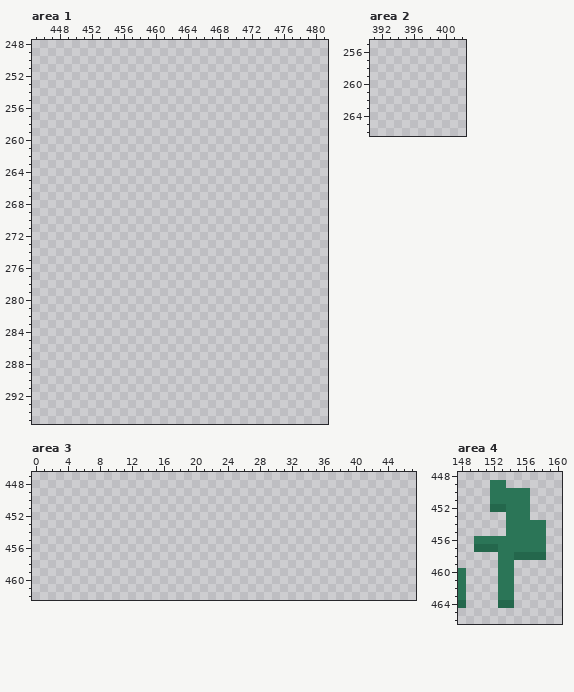
Two states of a pixel-art file, Models/tileset/Abandoned-Floor.aseprite. The picture above was drawn from the file before the commit.
1280x720 pixels, 1 frame. Pixels under 10% opacity are left out. Colours within 5 levels of each other are drawn and written as one. Shown: area 1: x 445..481, y 248..295; area 2: x 391..402, y 255..266; area 3: x 0..47, y 447..462; area 4: x 148..160, y 448..466. The commit also changed other parts of the picture, which this record leaves out.
The result:
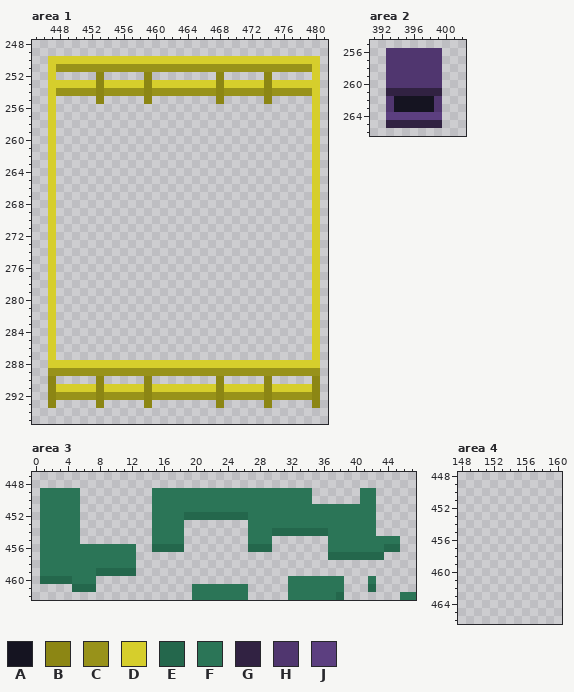
Palette (. is transparent): A #151421  B #8c8614  C #98921a  D #d6ce2c  E #24674c  F #2b7557  G #312242  H #50366f  J #5c3f80
Diff:
--- area 1, layer "Railings"
@@ x 445..481 @@
 249 .....................................
-250 .....................................
-251 .....................................
-252 .....................................
-253 .....................................
-254 .....................................
-255 .....................................
-256 .....................................
-257 .....................................
-258 .....................................
-259 .....................................
-260 .....................................
-261 .....................................
-262 .....................................
-263 .....................................
-264 .....................................
-265 .....................................
-266 .....................................
-267 .....................................
-268 .....................................
-269 .....................................
-270 .....................................
-271 .....................................
-272 .....................................
-273 .....................................
-274 .....................................
-275 .....................................
-276 .....................................
-277 .....................................
-278 .....................................
-279 .....................................
-280 .....................................
-281 .....................................
-282 .....................................
-283 .....................................
-284 .....................................
-285 .....................................
-286 .....................................
-287 .....................................
-288 .....................................
-289 .....................................
-290 .....................................
-291 .....................................
-292 .....................................
-293 .....................................
+250 ..DDDDDDDDDDDDDDDDDDDDDDDDDDDDDDDDDD.
+251 ..DCCCCCCCCCCCCCCCCCCCCCCCCCCCCCCCCD.
+252 ..D.....B.....B........B.....B.....D.
+253 ..DDDDDDBDDDDDBDDDDDDDDBDDDDDBDDDDDD.
+254 ..DCCCCCBCCCCCBCCCCCCCCBCCCCCBCCCCCD.
+255 ..D.....B.....B........B.....B.....D.
+256 ..D................................D.
+257 ..D................................D.
+258 ..D................................D.
+259 ..D................................D.
+260 ..D................................D.
+261 ..D................................D.
+262 ..D................................D.
+263 ..D................................D.
+264 ..D................................D.
+265 ..D................................D.
+266 ..D................................D.
+267 ..D................................D.
+268 ..D................................D.
+269 ..D................................D.
+270 ..D................................D.
+271 ..D................................D.
+272 ..D................................D.
+273 ..D................................D.
+274 ..D................................D.
+275 ..D................................D.
+276 ..D................................D.
+277 ..D................................D.
+278 ..D................................D.
+279 ..D................................D.
+280 ..D................................D.
+281 ..D................................D.
+282 ..D................................D.
+283 ..D................................D.
+284 ..D................................D.
+285 ..D................................D.
+286 ..D................................D.
+287 ..D................................D.
+288 ..DDDDDDDDDDDDDDDDDDDDDDDDDDDDDDDDDD.
+289 ..CCCCCCCCCCCCCCCCCCCCCCCCCCCCCCCCCC.
+290 ..B.....B.....B........B.....B.....B.
+291 ..BDDDDDBDDDDDBDDDDDDDDBDDDDDBDDDDDB.
+292 ..BCCCCCBCCCCCBCCCCCCCCBCCCCCBCCCCCB.
+293 ..B.....B.....B........B.....B.....B.
 294 .....................................
--- area 2, layer "Railings"
@@ x 391..402 @@
 255 ............
-256 ............
-257 ............
-258 ............
-259 ............
-260 ............
-261 ............
-262 ............
-263 ............
-264 ............
-265 ............
+256 ..HHHHHHH...
+257 ..HHHHHHH...
+258 ..HHHHHHH...
+259 ..HHHHHHH...
+260 ..HHHHHHH...
+261 ..GGGGGGG...
+262 ..HAAAAAH...
+263 ..HAAAAAH...
+264 ..JJJJJJJ...
+265 ..GGGGGGG...
 266 ............
--- area 3, layer "Terrain"
@@ x 0..47 @@
 448 ................................................
-449 ................................................
-450 ................................................
-451 ................................................
-452 ................................................
-453 ................................................
-454 ................................................
-455 ................................................
-456 ................................................
-457 ................................................
-458 ................................................
-459 ................................................
-460 ................................................
-461 ................................................
-462 ................................................
+449 .FFFFF.........FFFFFFFFFFFFFFFFFFFF......FF.....
+450 .FFFFF.........FFFFFFFFFFFFFFFFFFFF......FF.....
+451 .FFFFF.........FFFFFFFFFFFFFFFFFFFFFFFFFFFF.....
+452 .FFFFF.........FFFFEEEEEEEEFFFFFFFFFFFFFFFF.....
+453 .FFFFF.........FFFF........FFFFFFFFFFFFFFFF.....
+454 .FFFFF.........FFFF........FFFEEEEEEEFFFFFF.....
+455 .FFFFF.........FFFF........FFF.......FFFFFFFFF..
+456 .FFFFFFFFFFFF..EEEE........EEE.......FFFFFFFEE..
+457 .FFFFFFFFFFFF........................EEEEEEE....
+458 .FFFFFFFFFFFF...................................
+459 .FFFFFFFEEEEE...................................
+460 .EEEEFFF........................FFFFFFF...F.....
+461 .....EEE............FFFFFFF.....FFFFFFF...E.....
+462 ....................FFFFFFF.....FFFFFFE.......FF
--- area 4, layer "Terrain"
@@ x 148..160 @@
 448 .............
-449 ....FF.......
-450 ....FFFFF....
-451 ....FFFFF....
-452 ....EEFFF....
-453 ......FFF....
-454 ......FFFFF..
-455 ......FFFFF..
-456 ..FFFFFFFFF..
-457 ..EEEFFFFFF..
-458 .....FFEEEE..
-459 .....FF......
-460 F....FF......
-461 F....FF......
-462 F....FF......
-463 F....FF......
-464 E....EE......
+449 .............
+450 .............
+451 .............
+452 .............
+453 .............
+454 .............
+455 .............
+456 .............
+457 .............
+458 .............
+459 .............
+460 .............
+461 .............
+462 .............
+463 .............
+464 .............
 465 .............
Pixel boxes of the changes (left, top, right, bottom) in both pictures:
added: (48, 56, 320, 408)
added: (386, 48, 442, 128)
added: (40, 488, 416, 600)
erased: (458, 480, 546, 608)
